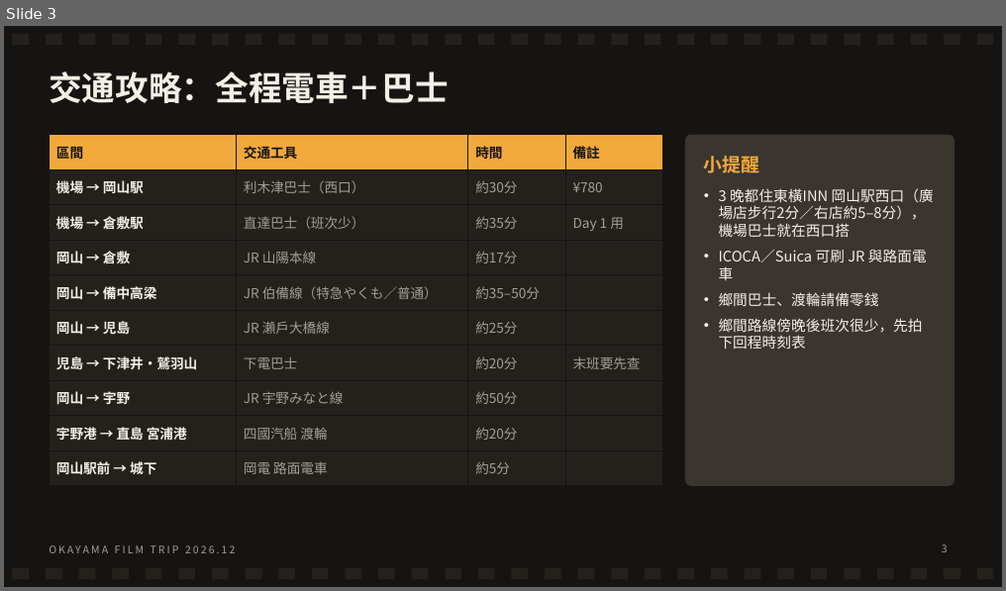
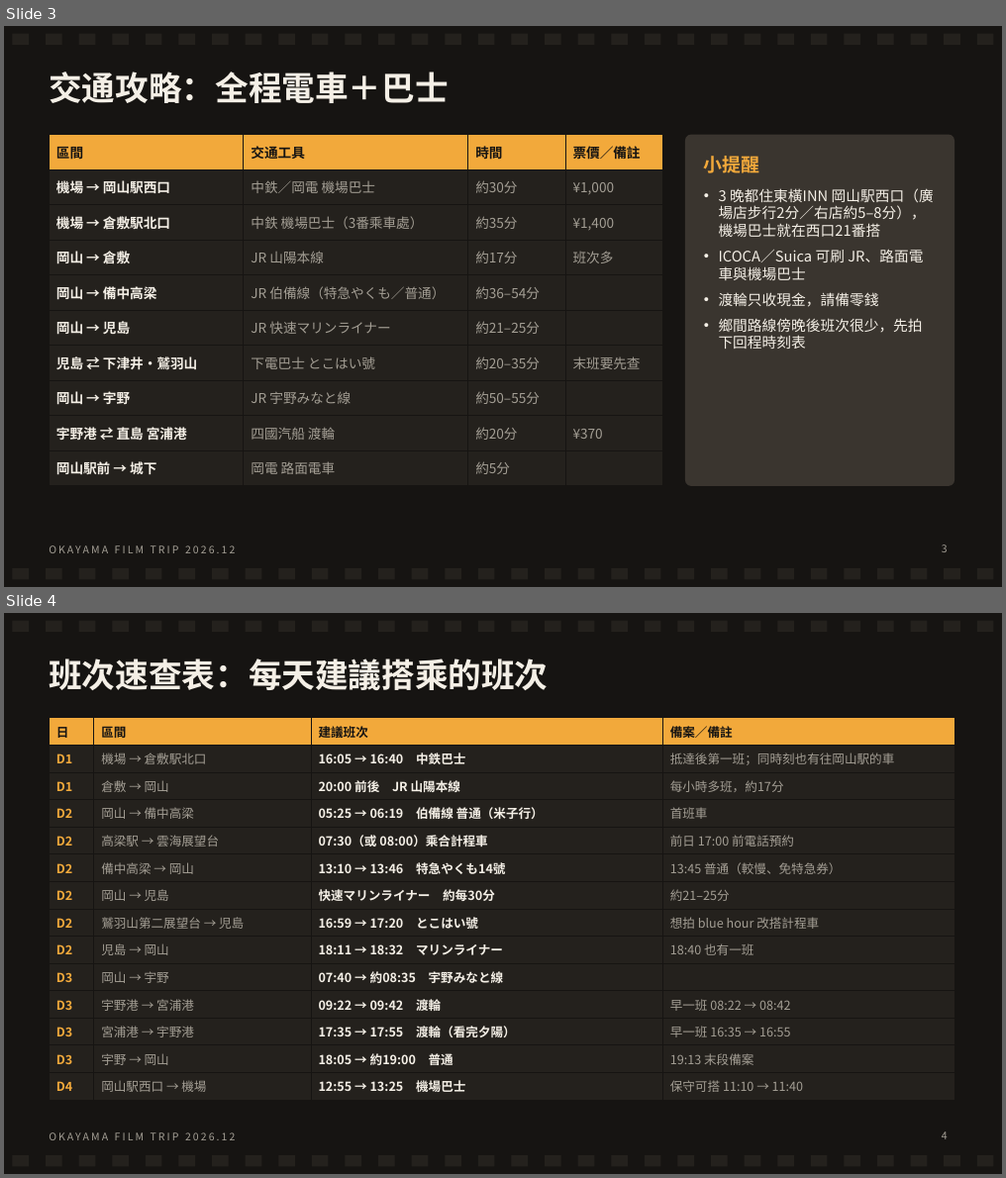
Before and after one commit to leoimpact999/djokovic-vs-sinner-analysis, a slide deck: 岡山4天3夜_底片獵景之旅.pptx. Shown one above the other, each under a label of ours: slide 3 before the commit, slides 3 and 4 after it. The pictures are 1006x591 and 1006x1178 pixels, drawn with LibreOffice and Linux fonts; fonts in the diff are those of the drawing. Boxes give left, top, right and bottom in pixels: in the first picture for what was removed or moved away, otherwise in the second. Text is boxed around its words. In the diff, an @@ line names an element or a change of style, - is before the commit and + after.

```diff
--- a/岡山4天3夜_底片獵景之旅.pptx
+++ b/岡山4天3夜_底片獵景之旅.pptx
@@ slide 4 added at (4,613,1002,1174), background #161412; not listed: 61 template elements that a slide beside it also shows @@
@@ title added at (49,659,548,690), 32 pt, text #F4EFE6, bold @@
+班次速查表：每天建議搭乘的班次
@@ table added at (49,718,954,1096), 14 rows, 4 columns @@
+日 | 區間 | 建議班次 | 備案／備註
+D1 | 機場 → 倉敷駅北口 | 16:05 → 16:40 中鉄巴士 | 抵達後第一班；同時刻也有往岡山駅的車
+D1 | 倉敷 → 岡山 | 20:00 前後 JR 山陽本線 | 每小時多班，約17分
+D2 | 岡山 → 備中高梁 | 05:25 → 06:19 伯備線 普通（米子行） | 首班車
+D2 | 高梁駅 → 雲海展望台 | 07:30（或 08:00）乘合計程車 | 前日 17:00 前電話預約
+D2 | 備中高梁 → 岡山 | 13:10 → 13:46 特急やくも14號 | 13:45 普通（較慢、免特急券）
+D2 | 岡山 → 児島 | 快速マリンライナー 約每30分 | 約21–25分
+D2 | 鷲羽山第二展望台 → 児島 | 16:59 → 17:20 とこはい號 | 想拍 blue hour 改搭計程車
+D2 | 児島 → 岡山 | 18:11 → 18:32 マリンライナー | 18:40 也有一班
+D3 | 岡山 → 宇野 | 07:40 → 約08:35 宇野みなと線 | 
+D3 | 宇野港 → 宮浦港 | 09:22 → 09:42 渡輪 | 早一班 08:22 → 08:42
+D3 | 宮浦港 → 宇野港 | 17:35 → 17:55 渡輪（看完夕陽） | 早一班 16:35 → 16:55
+D3 | 宇野 → 岡山 | 18:05 → 約19:00 普通 | 19:13 末段備案
+D4 | 岡山駅西口 → 機場 | 12:55 → 13:25 機場巴士 | 保守可搭 11:10 → 11:40
@@ page number added at (942,1132,947,1140), 10 pt, text #A39E94 @@
+4
@@ slide 3 changed as well @@
@@ table at (49,135,662,478) @@
-row 1, column 4: 備註
+row 1, column 4: 票價／備註
-row 2: 機場 → 岡山駅 | 利木津巴士（西口） | 約30分 | ¥780
+row 2: 機場 → 岡山駅西口 | 中鉄／岡電 機場巴士 | 約30分 | ¥1,000
-row 3: 機場 → 倉敷駅 | 直達巴士（班次少） | 約35分 | Day 1 用
+row 3: 機場 → 倉敷駅北口 | 中鉄 機場巴士（3番乘車處） | 約35分 | ¥1,400
-row 4, column 4: 
+row 4, column 4: 班次多
-row 5, column 3: 約35–50分
+row 5, column 3: 約36–54分
-row 6, column 2: JR 瀨戶大橋線
+row 6, column 2: JR 快速マリンライナー
-row 6, column 3: 約25分
+row 6, column 3: 約21–25分
-row 7: 児島 → 下津井・鷲羽山 | 下電巴士 | 約20分 | 末班要先查
+row 7: 児島 ⇄ 下津井・鷲羽山 | 下電巴士 とこはい號 | 約20–35分 | 末班要先查
-row 8, column 3: 約50分
+row 8, column 3: 約50–55分
-row 9, column 1: 宇野港 → 直島 宮浦港
+row 9, column 1: 宇野港 ⇄ 直島 宮浦港
-row 9, column 4: 
+row 9, column 4: ¥370
@@ text at (719,188,934,307): text changed @@
-• 3 晚都住東橫INN 岡山駅西口（廣場店步行2分／右店約5–8分），機場巴士就在西口搭
-• ICOCA／Suica 可刷 JR 與路面電車
-• 鄉間巴士、渡輪請備零錢
+• 3 晚都住東橫INN 岡山駅西口（廣場店步行2分／右店約5–8分），機場巴士就在西口21番搭
+• ICOCA／Suica 可刷 JR、路面電車與機場巴士
+• 渡輪只收現金，請備零錢
```
Also in this commit, not shown: 14 other slides changed, 1 other slide added.
